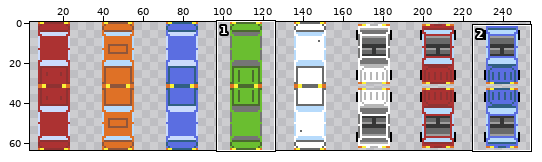
Edited in one commit: sprite sheet (bin/imgs/carTile.png). Above, an overview of the earlier version with the close-up marked.
Close-up. Before the commit:
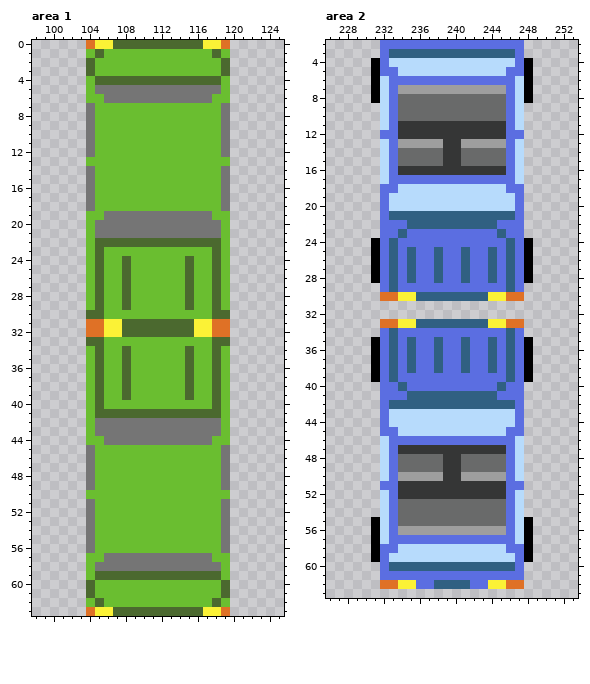
The file is 256x64 pixels. Colours within 5 levels of each other are drawn and written as one. Shown: area 1: x 98..125, y 0..63; area 2: x 226..253, y 2..63. The wide view leaves out empty margins. The commit also changed other parts of the picture, which this record leaves out.
New version:
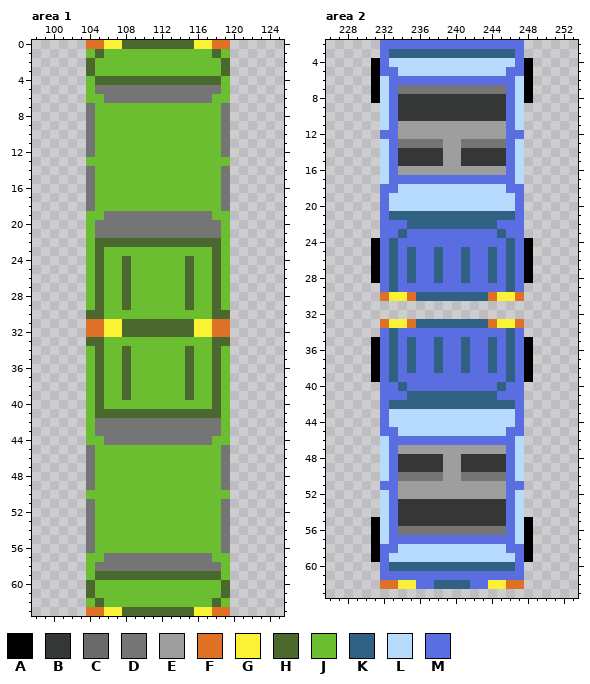
Palette (. is transparent): A #000000  B #353636  C #696a6a  D #757575  E #9e9e9e  F #df7126  G #fbf236  H #4b692f  J #6abe30  K #306082  L #b7dbfc  M #5b6ee1
The edit:
Area 1:
y 0: x 105 G -> F; x 107 H -> G; x 116 H -> G; x 118 G -> F
y 63: x 105 G -> F; x 107 H -> G; x 116 H -> G; x 118 G -> F
Area 2:
y 7: x 234..245 EEEEEEEEEEEE -> DDDDDDDDDDDD
y 8..10: x 234..245 CCCCCCCCCCCC -> BBBBBBBBBBBB
y 11..12: x 234..245 BBBBBBBBBBBB -> EEEEEEEEEEEE
y 13: x 234..245 EEEEEBBEEEEE -> DDDDDEEDDDDD
y 14..15: x 234..245 CCCCCBBCCCCC -> BBBBBEEBBBBB
y 16: x 234..245 BBBBBBBBBBBB -> EEEEEEEEEEEE
y 30: x 233 F -> G; x 235 G -> F; x 244 G -> F; x 246 F -> G
y 33: x 233 F -> G; x 235 G -> F; x 244 G -> F; x 246 F -> G
y 47: x 234..245 BBBBBBBBBBBB -> EEEEEEEEEEEE
y 48..49: x 234..245 CCCCCBBCCCCC -> BBBBBEEBBBBB
y 50: x 234..245 EEEEEBBEEEEE -> DDDDDEEDDDDD
y 51..52: x 234..245 BBBBBBBBBBBB -> EEEEEEEEEEEE
y 53..55: x 234..245 CCCCCCCCCCCC -> BBBBBBBBBBBB
y 56: x 234..245 EEEEEEEEEEEE -> DDDDDDDDDDDD
Changed places in both close-ups, as pixel boxes (x1, y1, x2, y2):
changed: (95, 40, 122, 49)
changed: (194, 40, 221, 49)
changed: (95, 607, 122, 616)
changed: (194, 607, 221, 616)
changed: (398, 85, 506, 175)
changed: (389, 292, 416, 328)
changed: (488, 292, 515, 328)
changed: (398, 445, 506, 535)
